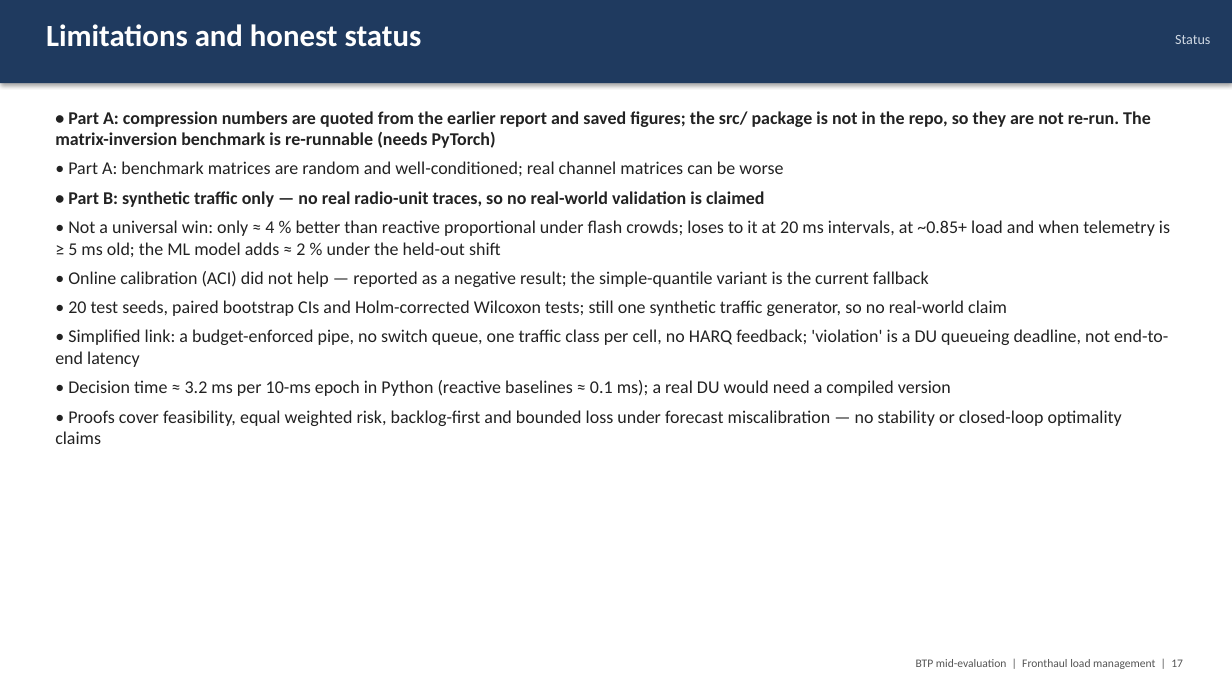
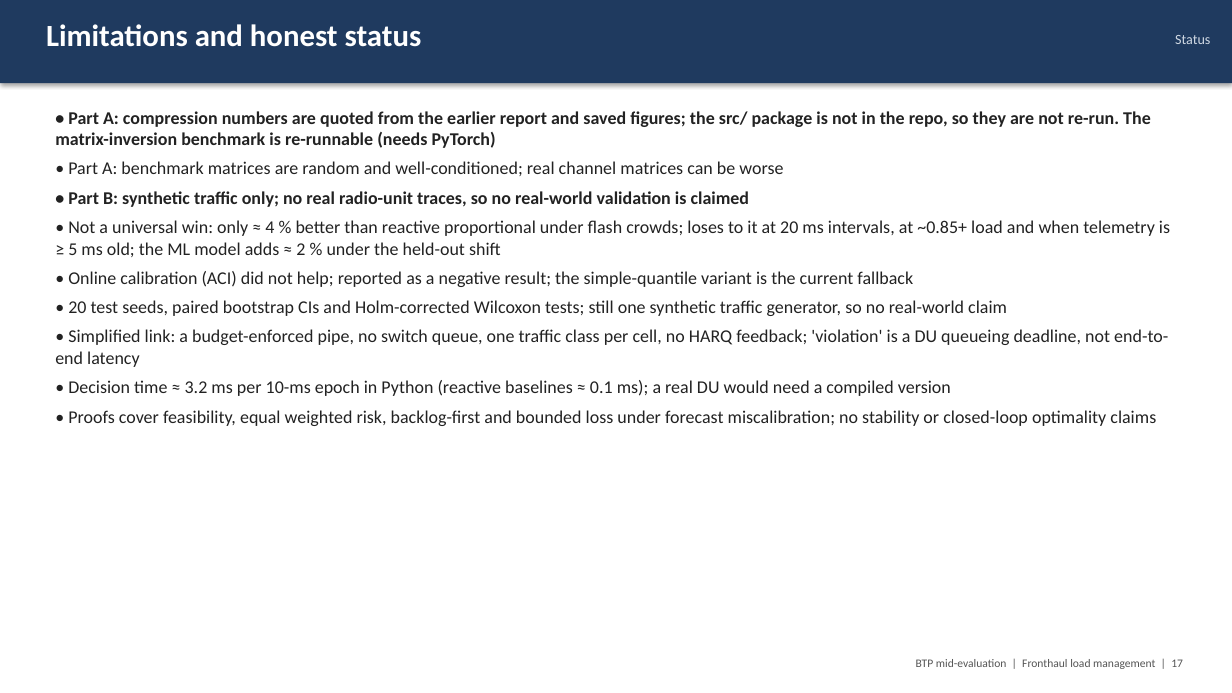
Before and after one commit to Harshvardhan-To1/BTP, a slide deck: slide 17 of docs/fhlm/BTP_midterm_fronthaul_load_management.pptx. Drawn at 1232x693 pixels with LibreOffice and Linux fonts; fonts in the diff are those of the drawing. Boxes give left, top, right and bottom in pixels: in the first picture for what was removed or moved away, otherwise in the second. Text is boxed around its words. In the diff, an @@ line names an element or a change of style, - is before the commit and + after.

```diff
--- a/docs/fhlm/BTP_midterm_fronthaul_load_management.pptx
+++ b/docs/fhlm/BTP_midterm_fronthaul_load_management.pptx
@@ text at <box>68,191,750,207</box>: text changed @@
-• Part B: synthetic traffic only — no real radio-unit traces, so no real-world validation is claimed
+• Part B: synthetic traffic only; no real radio-unit traces, so no real-world validation is claimed
@@ text at <box>68,271,913,287</box>: text changed @@
-• Online calibration (ACI) did not help — reported as a negative result; the simple-quantile variant is the current fallback
+• Online calibration (ACI) did not help; reported as a negative result; the simple-quantile variant is the current fallback
@@ text at <box>68,410,1156,426</box>: text changed @@
-• Proofs cover feasibility, equal weighted risk, backlog-first and bounded loss under forecast miscalibration — no stability or closed-loop optimality claims
+• Proofs cover feasibility, equal weighted risk, backlog-first and bounded loss under forecast miscalibration; no stability or closed-loop optimality claims
```
Also in this commit, not shown: 19 other slides changed, 22 other files.
